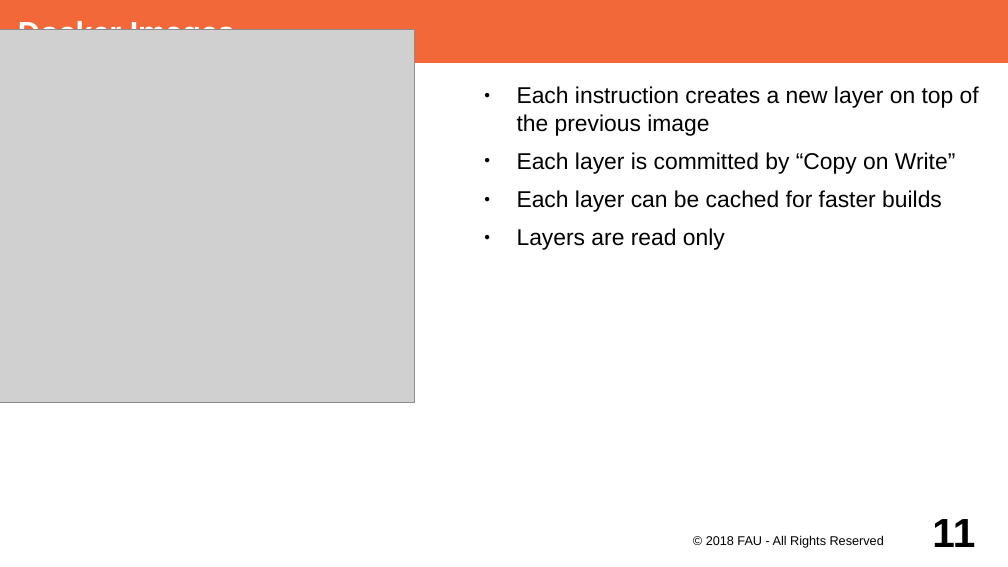
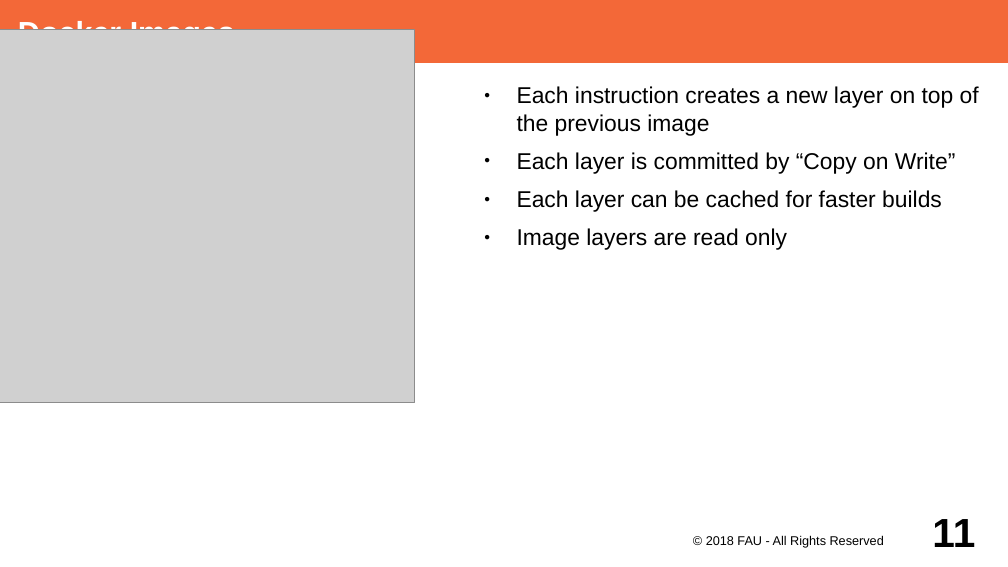
Before and after one commit to dirkriehle/adap-course, a slide deck: slide 11 of Lecture Slides/ADAP Z01 - Containerization.odp. Drawn at 1008x567 pixels with LibreOffice and Linux fonts; fonts in the diff are those of the drawing; grey boxes stand for pictures. Boxes give left, top, right and bottom in pixels: in the first picture for what was removed or moved away, otherwise in the second. Text is boxed around its words. In the diff, an @@ line names an element or a change of style, - is before the commit and + after.

```diff
--- a/Lecture Slides/ADAP Z01 - Containerization.odp
+++ b/Lecture Slides/ADAP Z01 - Containerization.odp
@@ text at [517, 228, 787, 250]: text changed @@
-● Layers are read only
+● Image layers are read only
```
Also in this commit, not shown: 2 other slides changed.
